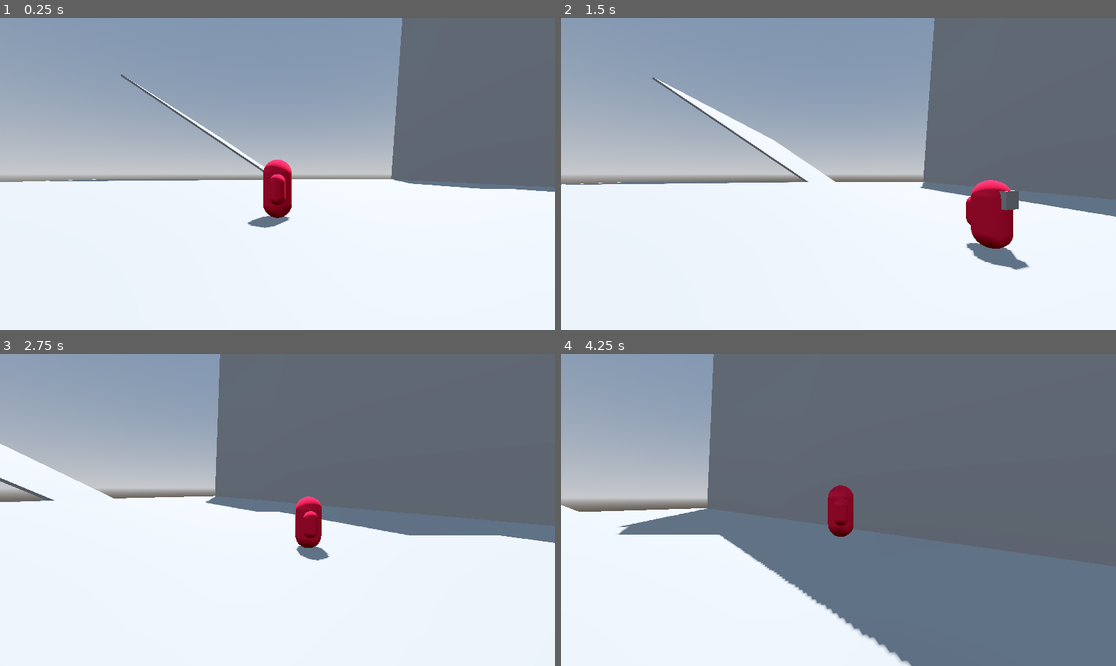
Above: before the commit, frames 1-4 (two rows, left to right).
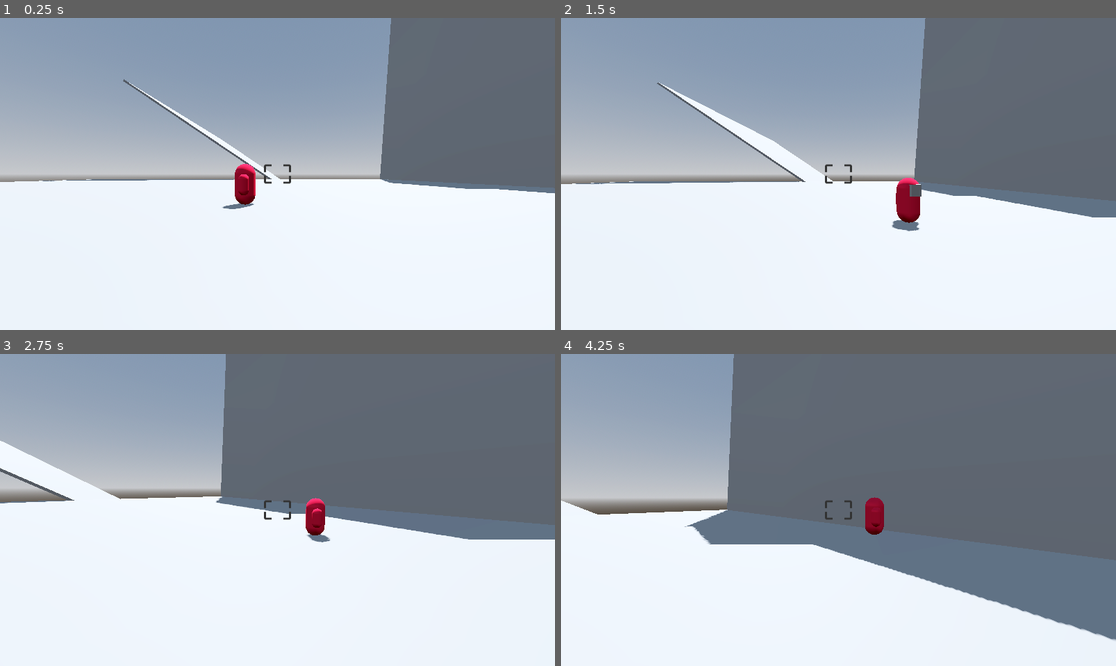
Above: after the commit, the same moments.

Repository: lead0lead/godot-3d-bullet-hell
Game: Godot game, scene res://scenes/main.tscn
Same seed, same stepped clock (60 frames per second), same inputs: the game is played once before the commit and once after it.
Inputs (mouse positions are in pixels of both pictures, inside the frame that each line leads up to):
- Up to frame 1 (0.25 s): no input
- Up to frame 2 (1.5 s): move the mouse to (960, 158) at 0.52 s; hold D (right) 0.53-1.28 s; tap Shift (dash) at 0.6 s; tap Space (jump) at 0.77 s; move the mouse to (727, 189) at 1.27 s; hold S (back) from 1.28 s (still down); click (727, 189) at 1.35 s
- Up to frame 3 (2.75 s): tap Space (jump) at 1.52 s; move the mouse to (288, 503) at 2.02 s; release S (back) at 2.03 s; hold W (forward) from 2.03 s (still down); tap V (toggle_flight) at 2.1 s
- Up to frame 4 (4.25 s): keep holding W (forward); move the mouse to (832, 516) at 2.77 s; tap Shift (dash) at 2.85 s; tap Space (jump) at 3.02, 3.77 s; move the mouse to (877, 513) at 3.52 s; press the mouse at (877, 513) at 3.53 s

The runs differ from the first frame. In frame 1, 3.3% of the frame differs, in the area x 2-100%, y 0-68%; in frame 2, 4.6%; in frame 3, 2.6%; in frame 4, 16%, in the area x 0-100%, y 0-100%.

Commit message:
Add Crosshair
add placeholder crosshair texture
add base offset on x-axis between character model and camera/crosshair for better crosshair visibility

Diff:
--- a/scenes/player.tscn
+++ b/scenes/player.tscn
@@ -1,8 +1,9 @@
-[gd_scene load_steps=10 format=3 uid="uid://wtup6u4wgkew"]
+[gd_scene load_steps=11 format=3 uid="uid://wtup6u4wgkew"]
 
 [ext_resource type="Script" path="res://scripts/player_camera.gd" id="1_3o8u8"]
 [ext_resource type="Script" path="res://scripts/player.gd" id="1_yjuw3"]
 [ext_resource type="Script" path="res://scripts/test_input.gd" id="2_mmey0"]
+[ext_resource type="Texture2D" uid="uid://l54h2tvr3o5e" path="res://crosshair030.png" id="3_egn86"]
 
 [sub_resource type="StandardMaterial3D" id="StandardMaterial3D_n7vr8"]
 albedo_color = Color(0.827151, 0, 0.217989, 1)
@@ -47,16 +48,32 @@
 
 [node name="CameraPivot" type="Node3D" parent="."]
 unique_name_in_owner = true
+transform = Transform3D(1, 0, 0, 0, 1, 0, 0, 0, 1, 2, 0, 0)
 top_level = true
 
 [node name="SpringArm3D" type="SpringArm3D" parent="CameraPivot"]
 transform = Transform3D(1, 0, 0, 0, 1, 0, 0, 0, 1, 0, 1.5, 0)
 shape = SubResource("SphereShape3D_7xni4")
-spring_length = 7.0
+spring_length = 10.0
 
 [node name="PlayerCamera" type="Camera3D" parent="CameraPivot/SpringArm3D"]
 unique_name_in_owner = true
 script = ExtResource("1_3o8u8")
 
+[node name="TextureRect" type="TextureRect" parent="CameraPivot/SpringArm3D/PlayerCamera"]
+custom_minimum_size = Vector2(64, 64)
+anchors_preset = 8
+anchor_left = 0.5
+anchor_top = 0.5
+anchor_right = 0.5
+anchor_bottom = 0.5
+offset_left = -20.0
+offset_top = -20.0
+offset_right = 20.0
+offset_bottom = 20.0
+grow_horizontal = 2
+grow_vertical = 2
+texture = ExtResource("3_egn86")
+
 [node name="TestInput" type="Node" parent="."]
 script = ExtResource("2_mmey0")
--- a/scripts/player_camera.gd
+++ b/scripts/player_camera.gd
@@ -6,7 +6,7 @@
 @export var max_cam_y_distance := 3.0
 @export var max_cam_z_distance := 1.0
 
-@export var camera_speed := 0.01
+@export var camera_speed := 0.02
 
 @onready var _camera_pivot: Node3D = %CameraPivot
 @onready var _player := _camera_pivot.get_parent()
@@ -62,7 +62,7 @@
 		_camera_pivot.position = (_camera_pivot.position - x_offset_from_max)
 	else:
 		_camera_pivot.position = lerp(_camera_pivot.position,
-			 _player.position, camera_speed)
+			 _player.position + (local_x_offset.normalized() * 4), camera_speed)
 
 	if local_y_offset.length() > max_cam_y_distance:
 		_camera_pivot.position = (_camera_pivot.position - y_offset_from_max)
Binary file added: crosshair030.png
Not shown, added: crosshair030.png.import
